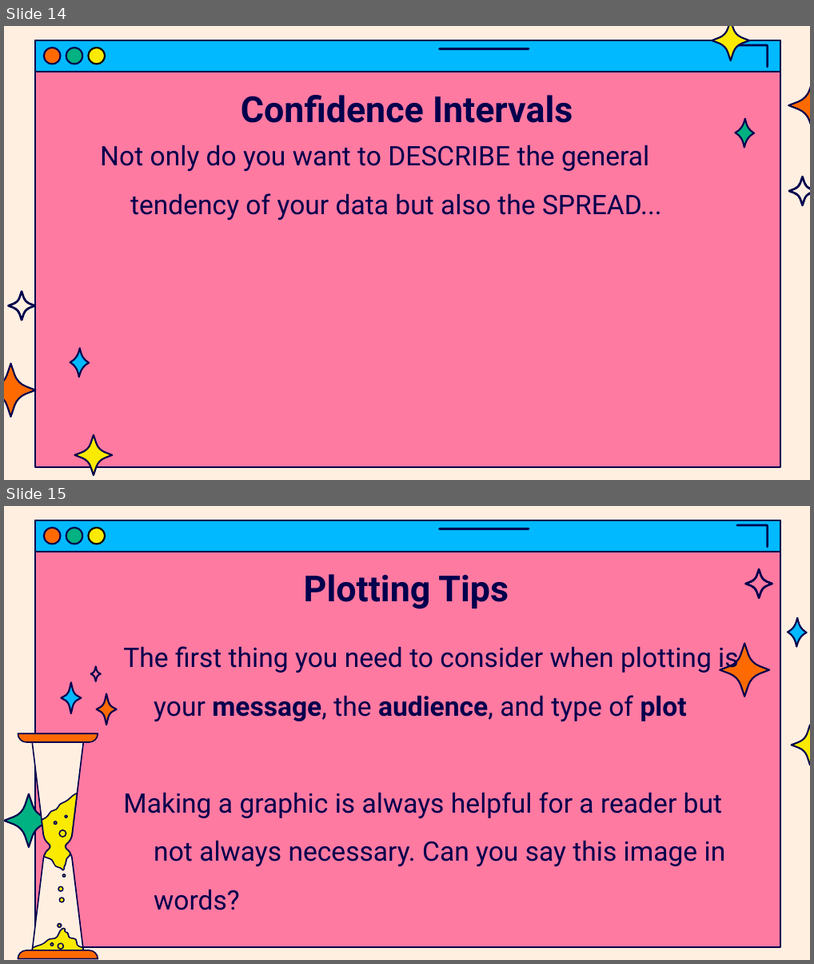
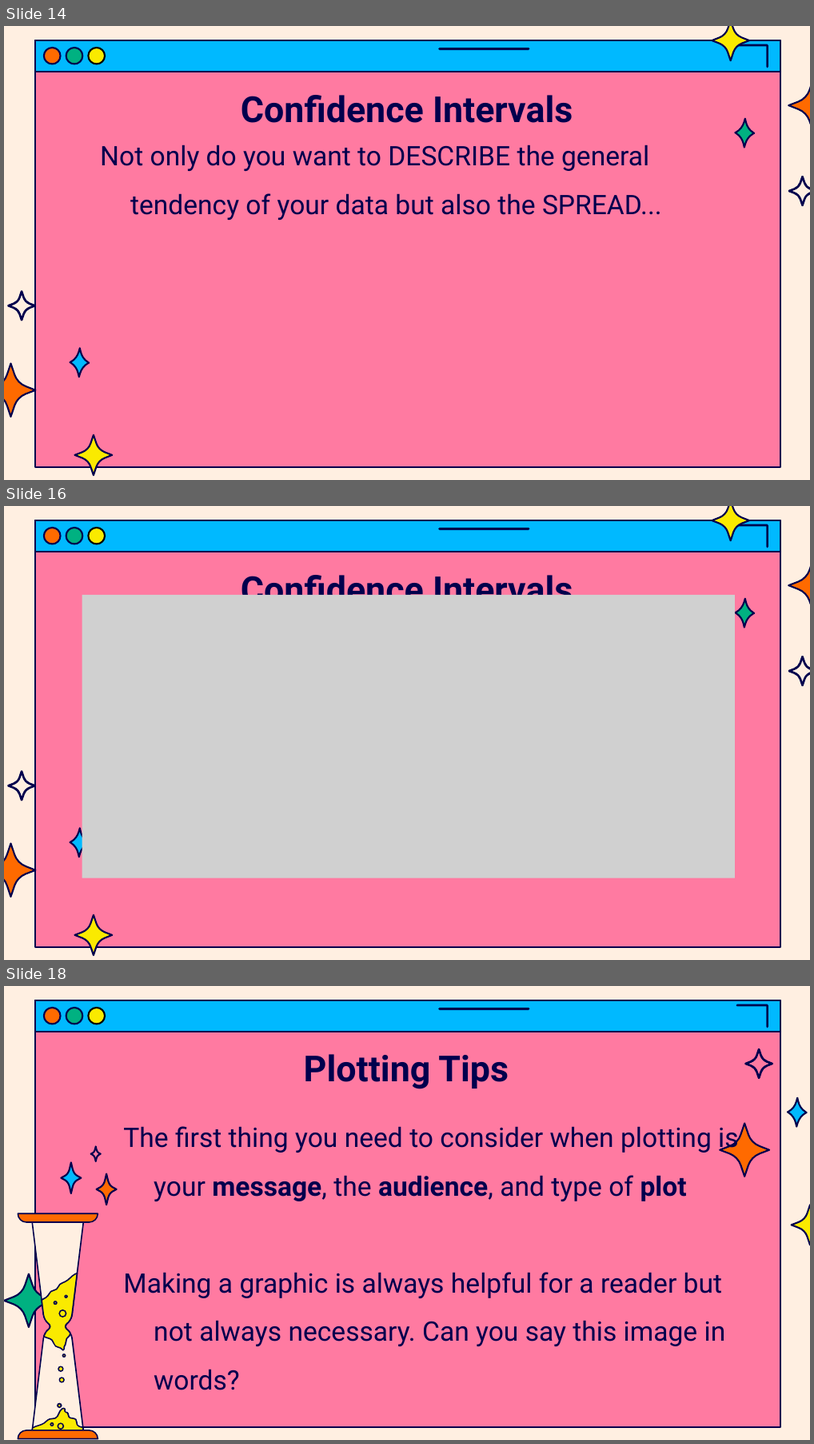
Before and after one commit to jasondsc/MATDRAB2MATFAB, a slide deck: slides/MATLAB_class_4.pptx. Shown one above the other, each under a label of ours: slides 14 and 15 before the commit, slides 14, 16 and 18 after it; the slides between them are not shown. The pictures are 814x964 and 814x1444 pixels, drawn with LibreOffice and Linux fonts; fonts in the diff are those of the drawing; grey boxes stand for pictures. Boxes give left, top, right and bottom in pixels: in the first picture for what was removed or moved away, otherwise in the second. Text is boxed around its words. In the diff, an @@ line names an element or a change of style, - is before the commit and + after.

```diff
--- a/slides/MATLAB_class_4.pptx
+++ b/slides/MATLAB_class_4.pptx
@@ slide 16 added at (4, 506, 810, 960), background #FFEFE1; not listed: 1 template element that a slide beside it also shows @@
@@ group added at (35, 520, 781, 551): 6 freeform shapes @@
@@ freeform shape added at (712, 506, 749, 540), fill #FAEA00, outline #00004D 1.5 pt @@
@@ title added at (241, 568, 573, 611), 32 pt, text #00004D, bold @@
+Confidence Intervals
@@ freeform shape added at (789, 559, 810, 612), fill #FF6A00, outline #00004D 1.5 pt @@
@@ picture added at (82, 595, 735, 878) @@
@@ freeform shape added at (735, 599, 754, 628), fill #00B181, outline #00004D 1.5 pt @@
@@ freeform shape added at (789, 656, 810, 686), fill #00004D, outline #00004D 0.75 pt @@
@@ freeform shape added at (8, 771, 35, 800), fill #00004D, outline #00004D 0.75 pt @@
@@ freeform shape added at (70, 828, 90, 856), fill #00B9FF, outline #00004D 1.5 pt @@
@@ freeform shape added at (4, 843, 35, 896), fill #FF6A00, outline #00004D 1.5 pt @@
@@ freeform shape added at (75, 915, 112, 955), fill #FAEA00, outline #00004D 1.5 pt @@
@@ what was slide 15 is now slide 18 @@
```
Also in this commit, not shown: 5 slides changed, 2 other slides added, 11 other files.
